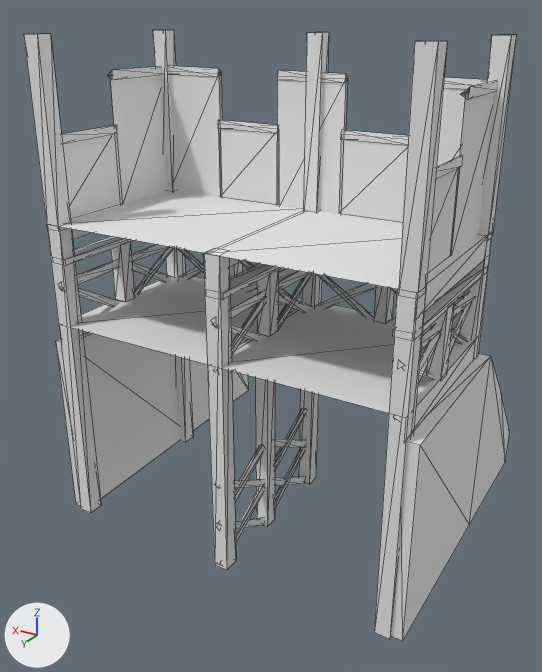
Two versions of the COLLADA model binaries/data/mods/public/art/meshes/structural/celt_gate.dae, one commit apart.
Camera for both pictures: a camera (50 mm lens) standing at (-0.296, 0.533, 0.422) and looking at (0.014, 0.016, 0.164). Every picture has the same lights, and +X, +Y and +Z are marked at lower left. Mesh edges are drawn as thin lines. Where no turn or scale is listed for an object, it has been applied to the vertices. Vertices at the same position are counted once.

The first picture shows 'Plane22-Pivot'.
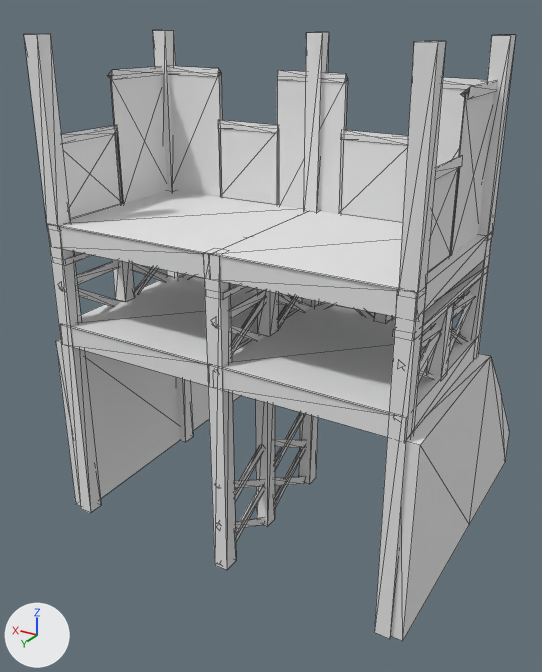
The newer file is also turned or shifted as a whole; pictures and numbers use the older file's frame.

Pixel boxes [x1, y1, x2, y2] of what changed, in the pictures (542 x 672 px):
```json
{"part": 1, "of": "me_plane22mesh", "change": "added", "after": [62, 129, 123, 219]}
{"part": 2, "of": "me_plane22mesh", "change": "added", "after": [111, 75, 167, 205]}
{"part": 3, "of": "me_plane22mesh", "change": "built on", "before": [60, 35, 516, 299], "after": [59, 30, 516, 437]}
```

Edits to the scene script, one JSON object a line:
```json
{"block": "me_plane22mesh", "where": "# used by ob_plane22_pivot; location = (0.071, -0.024, 0.358)"}
{"op": "remove", "block": "me_plane22mesh", "code": "me_plane22mesh.from_pydata(...)  # 527 vertices, 542 faces; spans x -0.234..0.091, y -0.13..0.153, z -0.36..0.05"}
{"op": "add", "block": "me_plane22mesh", "code": "me_plane22mesh.from_pydata(...)  # 559 vertices, 568 faces; spans x -0.234..0.091, y -0.13..0.153, z -0.36..0.05"}
{"block": "me_plane22mesh", "change": "me_plane22mesh part 1: the loose piece of 4 vertices spanning x 0.077, y 0.069..0.143, z -0.088..-0.024 is copied, and the copy is moved by (-0.001, 0.0, 0.0); it spans x 0.076, y 0.069..0.143, z -0.088..-0.024"}
{"block": "me_plane22mesh", "change": "me_plane22mesh part 2: the loose piece of 4 vertices spanning x 0.077, y -0.003..0.072, z -0.094..0.017 is copied, and the copy is moved by (-0.001, 0.0, 0.0); it spans x 0.076, y -0.003..0.072, z -0.094..0.017"}
{"block": "me_plane22mesh", "change": "me_plane22mesh part 3"}
{"block": "me_plane22mesh", "change": "2 vertices are removed from x -0.213, y -0.007..0.138, z 0.05"}
{"block": "me_plane22mesh", "change": "10 faces are deleted"}
{"block": "me_plane22mesh", "change": "6 vertices move from x -0.225..-0.07, y -0.007..0.152, z -0.088..0.05 to x -0.225..-0.074, y -0.007..0.152, z -0.088..0.05"}
{"block": "me_plane22mesh", "change": "20 vertices are added at x -0.227..0.082, y -0.007..0.15, z -0.192..0.05"}
{"block": "me_plane22mesh", "change": "6 new vertices lie (0.0, 0.0, 0.019) away from vertices in x -0.224..0.081, y 0.15, z -0.192..-0.107"}
{"block": "me_plane22mesh", "change": "32 new faces join them"}
```
